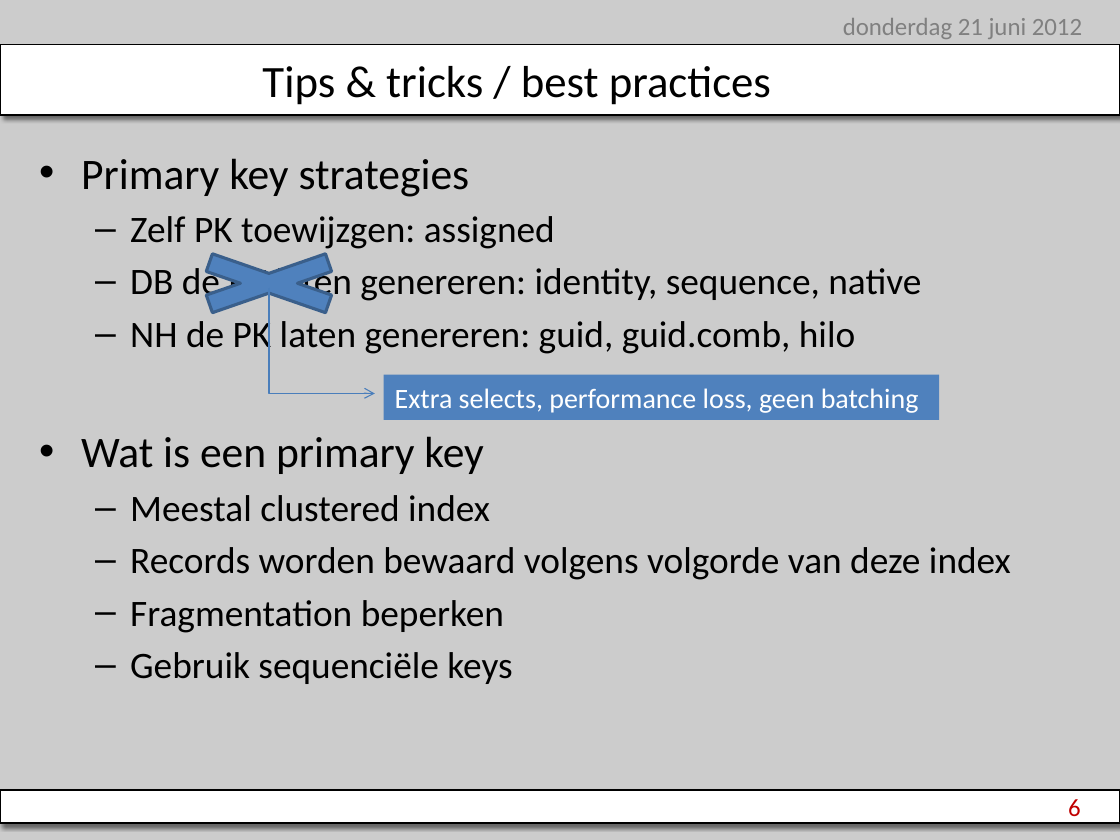
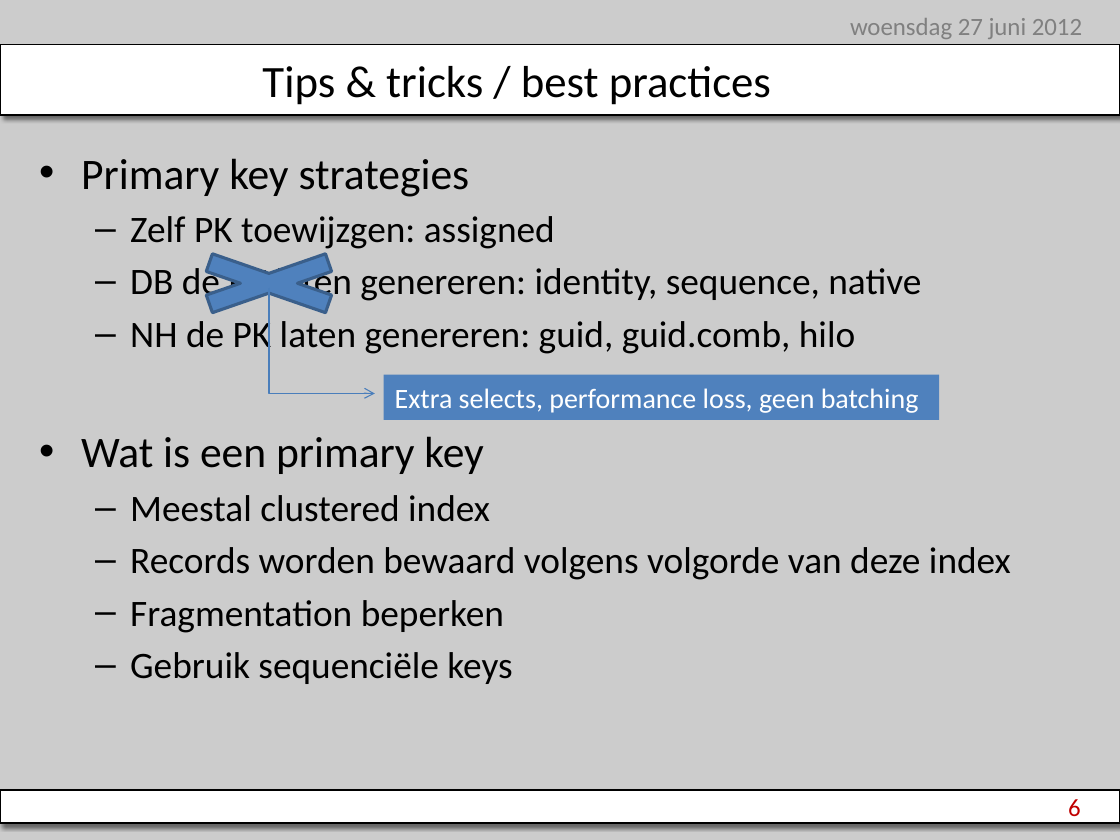
Before and after one commit to stevenlauwers22/NHibernate.QFrameBootcamp, a slide deck: slide 6 of NHibernateCourse.pptx. Drawn at 1120x840 pixels with LibreOffice and Linux fonts; fonts in the diff are those of the drawing; background and template pictures are left out. Boxes give left, top, right and bottom in pixels: in the first picture for what was removed or moved away, otherwise in the second. Text is boxed around its words. In the diff, an @@ line names an element or a change of style, - is before the commit and + after.

```diff
--- a/NHibernateCourse.pptx
+++ b/NHibernateCourse.pptx
@@ text at (850, 18, 1082, 39): text changed @@
-donderdag 21 juni 2012
+woensdag 27 juni 2012
```
Also in this commit, not shown: 14 other slides changed, 7 other files.
